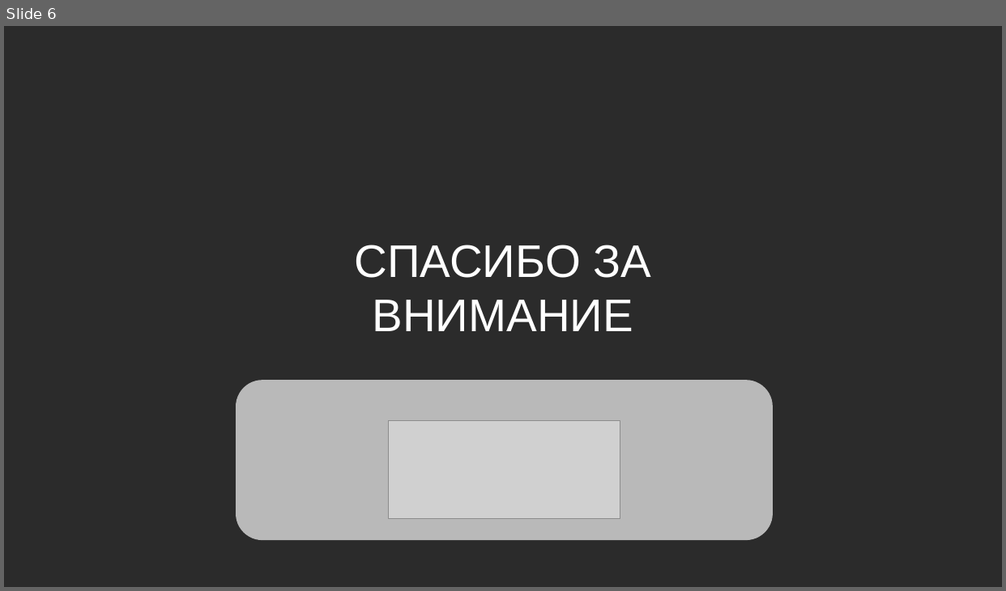
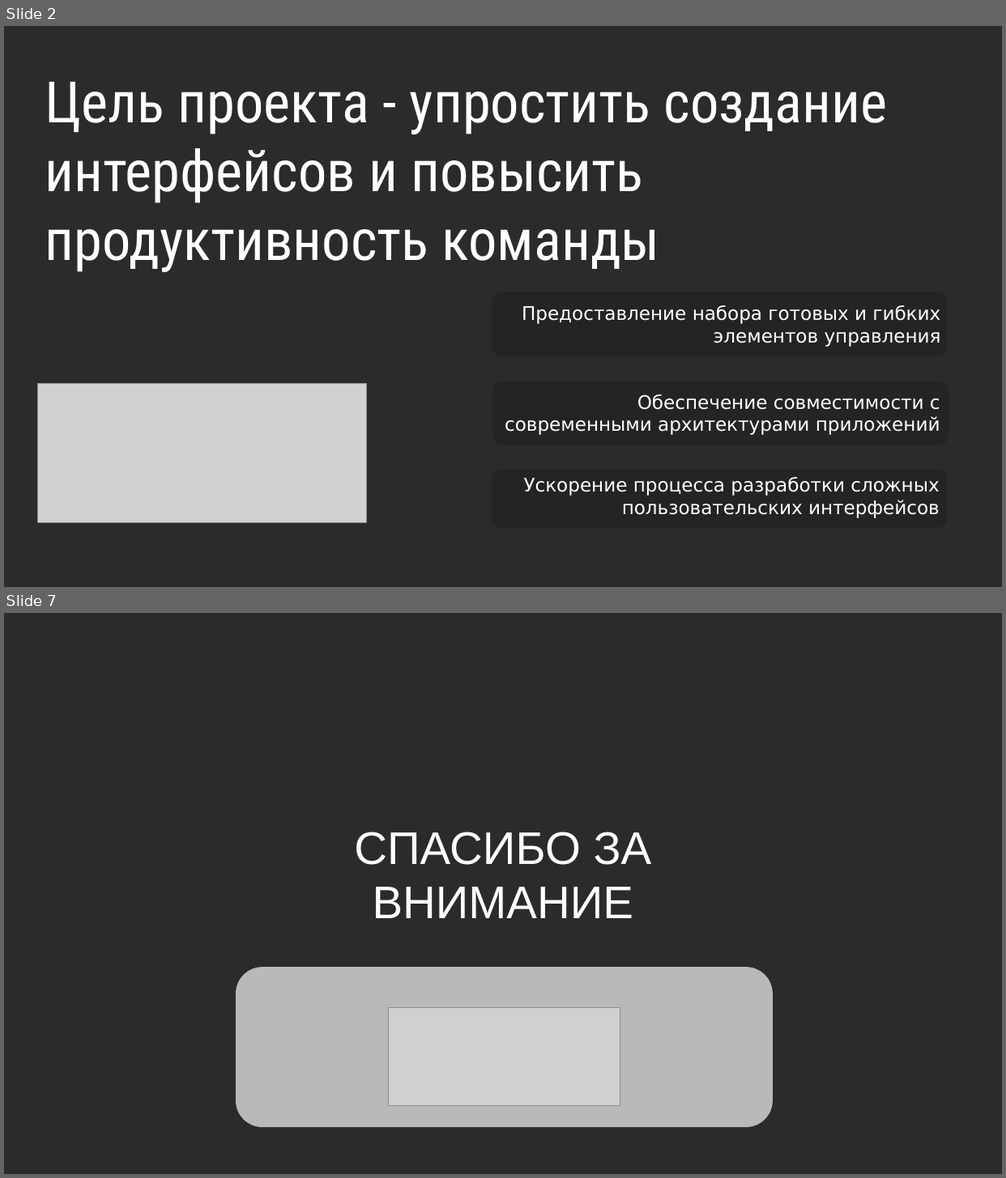
Before and after one commit to KlosHiHi/PITPM, a slide deck: pract/pract5/Презентация.pptx. Shown one above the other, each under a label of ours: slide 6 before the commit, slides 2 and 7 after it; the slides between them are not shown. The pictures are 1006x591 and 1006x1178 pixels, drawn with LibreOffice and Linux fonts; fonts in the diff are those of the drawing; grey boxes stand for pictures; background and template pictures are left out; a plain dark background stands for a picture behind light text. Boxes give left, top, right and bottom in pixels: in the first picture for what was removed or moved away, otherwise in the second. Text is boxed around its words. In the diff, an @@ line names an element or a change of style, - is before the commit and + after.

```diff
--- a/pract/pract5/Презентация.pptx
+++ b/pract/pract5/Презентация.pptx
@@ slide 2 added at (4, 26, 1002, 587), background picture (left out) @@
@@ text added at (45, 82, 888, 272), 55 pt, text #FFFFFF @@
+Цель проекта - упростить создание интерфейсов и повысить продуктивность команды
@@ rounded rectangle added at (492, 292, 948, 357), fill #000000 at 16% opacity @@
@@ text added at (522, 305, 941, 347), 18 pt, text #FFFFFF @@
+Предоставление набора готовых и гибких элементов управления
@@ picture added at (38, 383, 366, 523) @@
@@ rounded rectangle added at (493, 382, 948, 446), fill #000000 at 16% opacity @@
@@ text added at (505, 395, 940, 435), 18 pt, text #FFFFFF @@
+Обеспечение совместимости с современными архитектурами приложений
@@ rounded rectangle added at (492, 470, 948, 528), fill #000000 at 16% opacity @@
@@ text added at (524, 477, 940, 518), 18 pt, text #FFFFFF @@
+Ускорение процесса разработки сложных пользовательских интерфейсов
@@ what was slide 6 is now slide 7 @@
```
Also in this commit, not shown: 1 slide changed, 4 other slides added, 4 slides removed, 1 other file.
